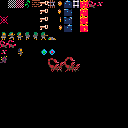
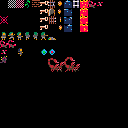
Two versions of the same layered image (128×128). Layer-by-layer changes:
added layer "open_door" above "door copy" over <box>48,8,55,16</box>
added layer "door copy" above "door" over <box>49,16,56,24</box>
